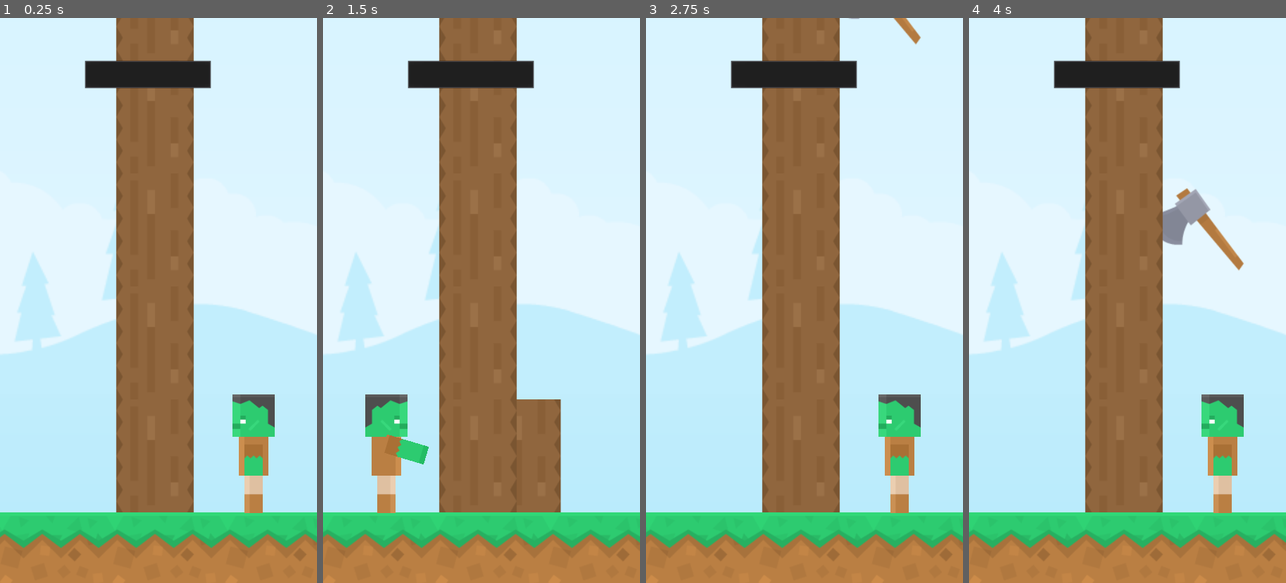
Above: before the commit, frames 1-4 (left to right).
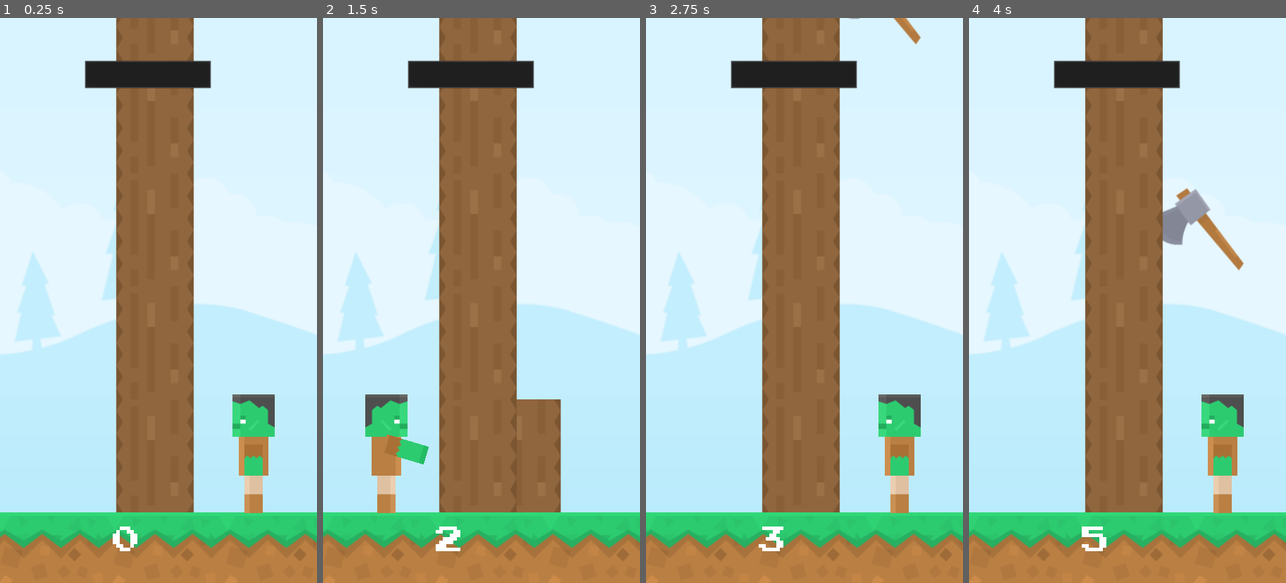
Above: after the commit, the same moments.

Repository: guilhermehto/tree-puncher
Game: Godot game, scene res://scenes/Game.tscn
The game is run twice, just before and just after one commit, with the same random seed, the same clock (stepped at 60 frames per second) and the same inputs.
Inputs (mouse positions are in pixels of both pictures, inside the frame that each line leads up to):
- Up to frame 1 (0.25 s): no input
- Up to frame 2 (1.5 s): tap Enter at 0.5 s; move the mouse to (551, 272) at 0.52 s; click (551, 272) at 0.67 s; tap Space at 1.25 s; move the mouse to (418, 328) at 1.27 s; click (418, 328) at 1.42 s
- Up to frame 3 (2.75 s): tap Enter at 2 s; move the mouse to (836, 176) at 2.02 s; click (836, 176) at 2.17 s
- Up to frame 4 (4 s): tap Space at 2.75 s; move the mouse to (1111, 413) at 2.77 s; click (1111, 413) at 2.92 s; tap Enter at 3.5 s; move the mouse to (1222, 385) at 3.52 s; click (1222, 385) at 3.67 s

The runs differ from the first frame. In frame 1, 0.2% of the frame differs, in the area x 35-44%, y 90-95%; in frame 2, 0.2%; in frame 3, 0.2%; in frame 4, 0.2%.

Commit message:
Module assignment

Diff:
--- a/scenes/Game.tscn
+++ b/scenes/Game.tscn
@@ -6,6 +6,15 @@
 [ext_resource path="res://sprites/dirt_grass.png" type="Texture" id=4]
 [ext_resource path="res://scenes/Player.tscn" type="PackedScene" id=5]
 [ext_resource path="res://sprites/Grave.png" type="Texture" id=6]
+[ext_resource path="res://PressStart2P-Regular.ttf" type="DynamicFontData" id=7]
+
+[sub_resource type="DynamicFont" id=1]
+
+size = 64
+use_mipmaps = false
+use_filter = false
+font_data = ExtResource( 7 )
+_sections_unfolded = [ "Font", "Settings" ]
 
 [node name="Game" type="Node" index="0"]
 
@@ -92,4 +101,34 @@
 one_shot = false
 autostart = false
 
+[node name="Score" type="RichTextLabel" parent="." index="7"]
+
+anchor_left = 0.0
+anchor_top = 0.0
+anchor_right = 0.0
+anchor_bottom = 0.0
+margin_left = 256.0
+margin_top = 1152.0
+margin_right = 480.0
+margin_bottom = 1248.0
+rect_pivot_offset = Vector2( 0, 0 )
+rect_clip_content = true
+mouse_filter = 0
+mouse_default_cursor_shape = 0
+size_flags_horizontal = 1
+size_flags_vertical = 1
+custom_fonts/normal_font = SubResource( 1 )
+bbcode_enabled = false
+bbcode_text = ""
+visible_characters = -1
+percent_visible = 1.0
+meta_underlined = true
+tab_size = 4
+text = "150"
+scroll_active = true
+scroll_following = false
+selection_enabled = false
+override_selected_font_color = false
+_sections_unfolded = [ "custom_fonts" ]
+
 [connection signal="timeout" from="Timer" to="." method="_on_Timer_timeout"]
--- a/scripts/Game.gd
+++ b/scripts/Game.gd
@@ -7,11 +7,13 @@
 onready var time_left = $TimeLeft
 onready var player = $Player
 onready var timer = $Timer
+onready var score = $Score
 
 var last_spawn_position
 var last_has_axe = false
 var last_axe_right = false
 var dead = false
+var score_amount = 0
 
 var trunks = []
 
@@ -19,6 +21,7 @@
 func _ready():
 	last_spawn_position = first_trunk_position.position
 	_spawn_first_trunks()
+	score.text = str(score_amount)
 
 func _process(delta):
 	if dead:
@@ -72,6 +75,9 @@
 	if time_left.value > time_left.max_value:
 		time_left.value = time_left.max_value
 
+	score_amount += 1
+	score.text = str(score_amount)
+
 
 func die():
 	grave.position.x = player.position.x
Binary file added: PressStart2P-Regular.ttf
Not shown: 1 places in scenes/Game.tscn that only renumber resources
